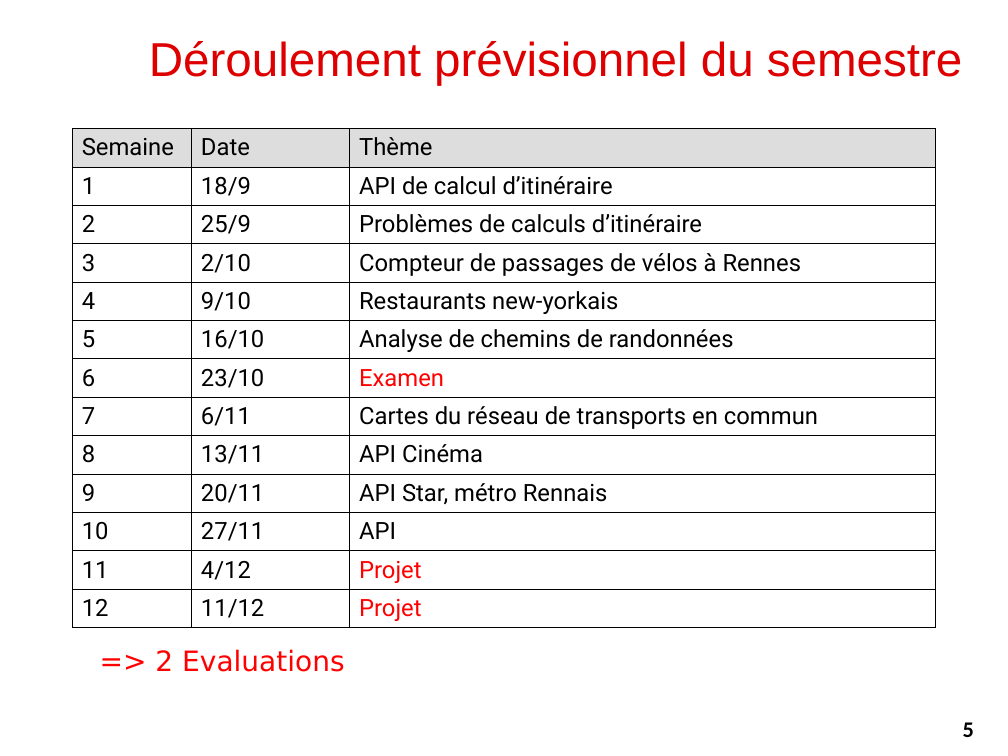
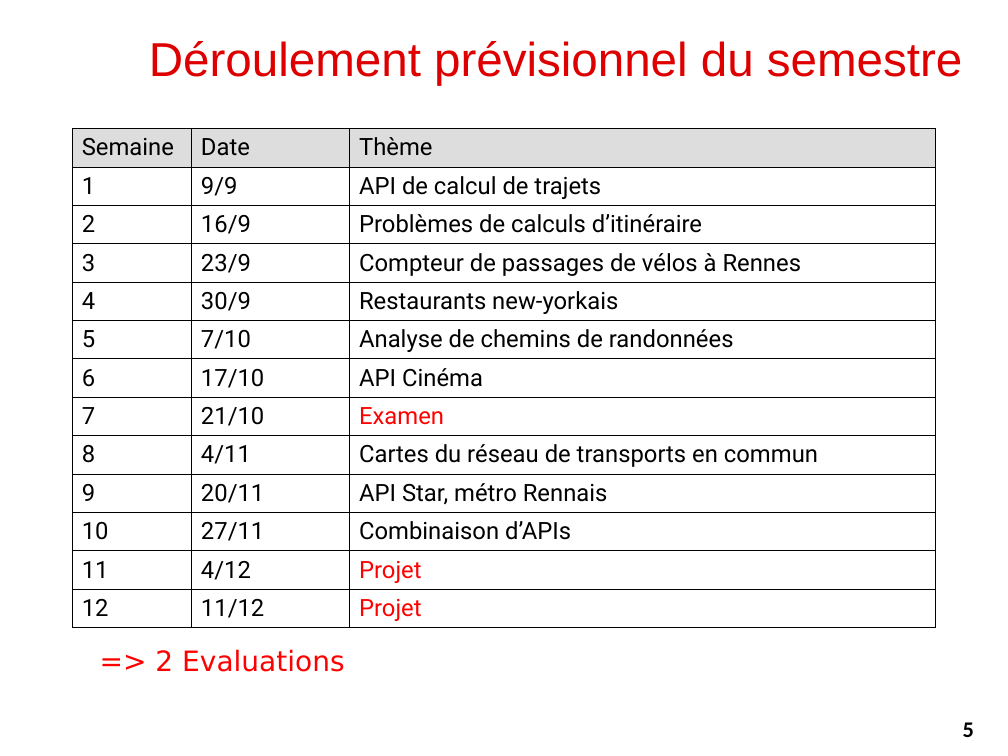
Before and after one commit to alemaitr/python_opendata_l2, a slide deck: slide 5 of coursIntro.pptx. Drawn at 1008x756 pixels with LibreOffice and Linux fonts; fonts in the diff are those of the drawing; background and template pictures are left out. Boxes give left, top, right and bottom in pixels: in the first picture for what was removed or moved away, otherwise in the second. Text is boxed around its words. In the diff, an @@ line names an element or a change of style, - is before the commit and + after.

```diff
--- a/coursIntro.pptx
+++ b/coursIntro.pptx
@@ table at box(73, 129, 936, 628) @@
-row 2, column 2: 18/9
+row 2, column 2: 9/9
-row 2, column 3: API de calcul d’itinéraire
+row 2, column 3: API de calcul de trajets
-row 3, column 2: 25/9
+row 3, column 2: 16/9
-row 4, column 2: 2/10
+row 4, column 2: 23/9
-row 5, column 2: 9/10
+row 5, column 2: 30/9
-row 6, column 2: 16/10
+row 6, column 2: 7/10
-row 7, column 2: 23/10
+row 7, column 2: 17/10
-row 7, column 3: Examen
+row 7, column 3: API Cinéma
-row 8, column 2: 6/11
+row 8, column 2: 21/10
-row 8, column 3: Cartes du réseau de transports en commun
+row 8, column 3: Examen
-row 9, column 2: 13/11
+row 9, column 2: 4/11
-row 9, column 3: API Cinéma
+row 9, column 3: Cartes du réseau de transports en commun
-row 11, column 3: API
+row 11, column 3: Combinaison d’APIs
```
Also in this commit, not shown: 2 other slides changed.
